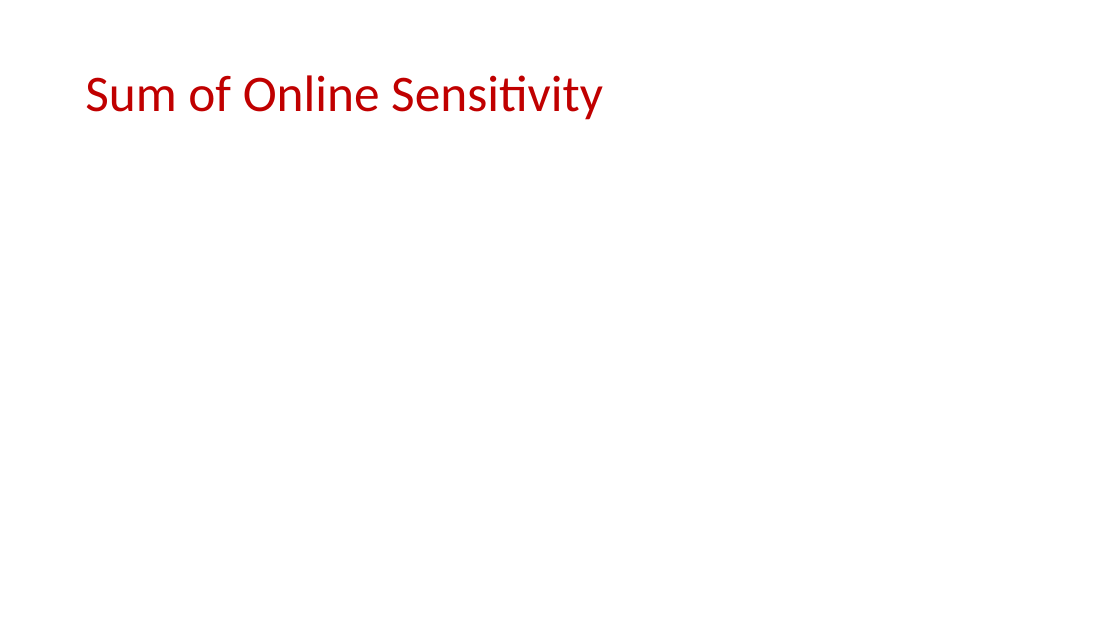
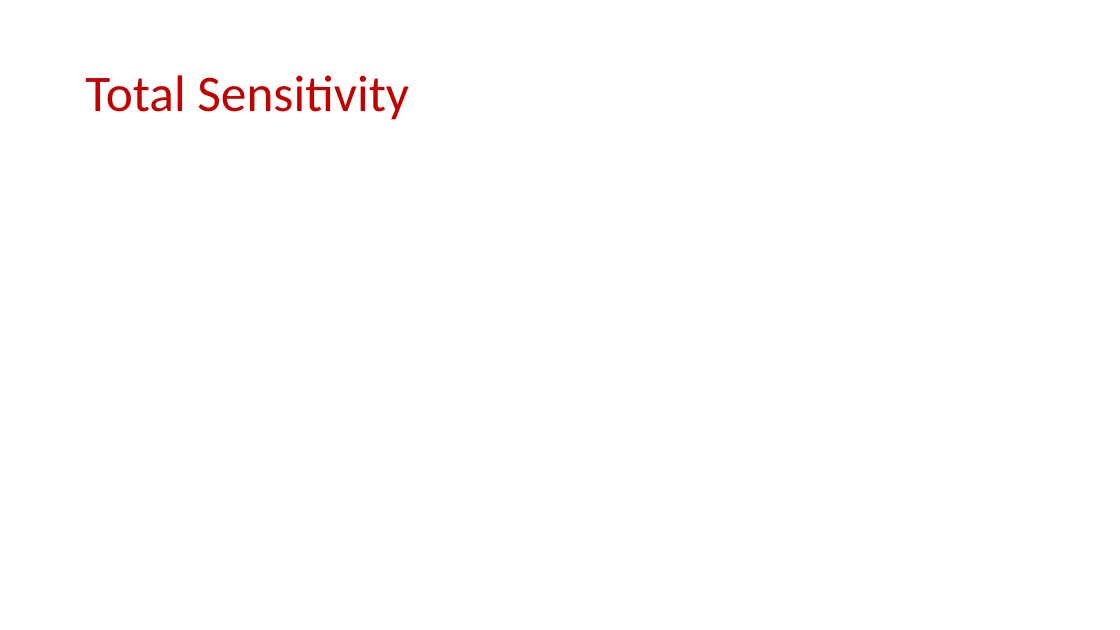
Before and after one commit to samsonzhou/samsonzhou.github.io, a slide deck: slide 26 of CSCE689-23/L25.pptx (slide 23 before the commit). Drawn at 1120x630 pixels with LibreOffice and Linux fonts; fonts in the diff are those of the drawing; grey boxes stand for pictures. Boxes give left, top, right and bottom in pixels: in the first picture for what was removed or moved away, otherwise in the second. Text is boxed around its words. In the diff, an @@ line names an element or a change of style, - is before the commit and + after.

```diff
--- a/CSCE689-23/L25.pptx
+++ b/CSCE689-23/L25.pptx
@@ title at (85, 75, 409, 120): text changed @@
-Sum of Online Sensitivity
+Total Sensitivity
```
Also in this commit, not shown: 1 other slide changed, 4 slides added.
